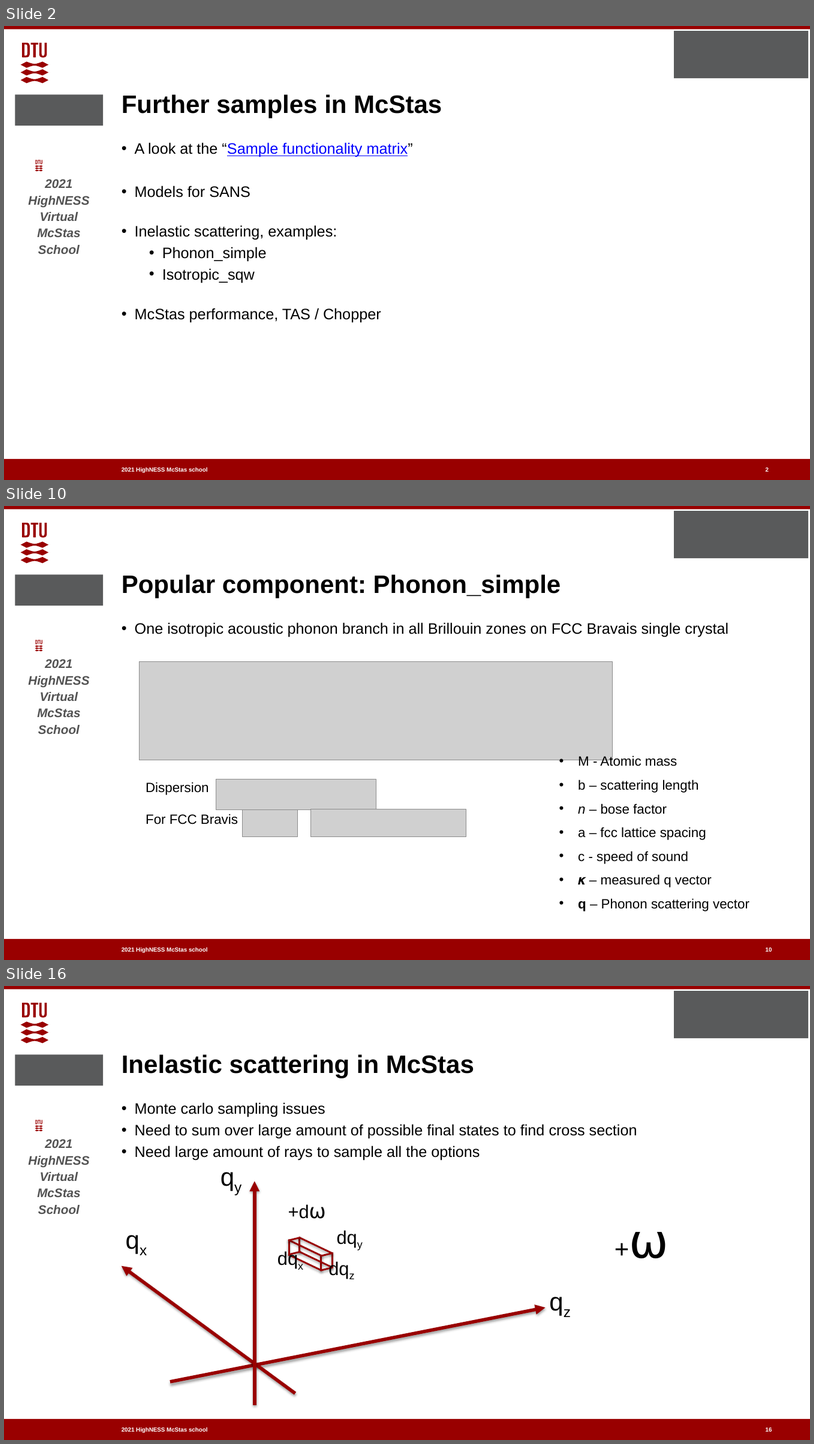
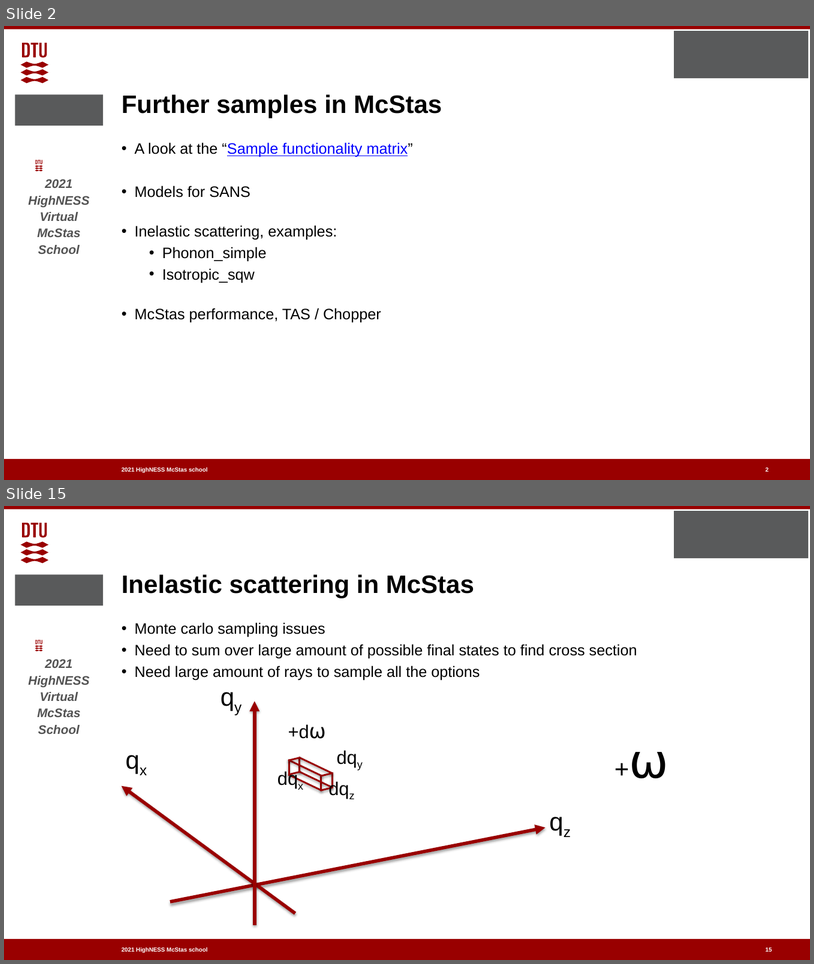
Before and after one commit to McStasMcXtrace/Schools, a slide deck: ESS_May_2021/Thursday_May_6th/2_Samples_II/More_samples.pptx. Shown one above the other, each under a label of ours: slides 2, 10 and 16 before the commit, slides 2 and 15 after it; the slides between them are not shown. The pictures are 814x1444 and 814x964 pixels, drawn with LibreOffice and Linux fonts; fonts in the diff are those of the drawing; grey boxes stand for pictures; background and template pictures are left out. Boxes give left, top, right and bottom in pixels: in the first picture for what was removed or moved away, otherwise in the second. Text is boxed around its words. In the diff, an @@ line names an element or a change of style, - is before the commit and + after.

```diff
--- a/ESS_May_2021/Thursday_May_6th/2_Samples_II/More_samples.pptx
+++ b/ESS_May_2021/Thursday_May_6th/2_Samples_II/More_samples.pptx
@@ slide 10 removed at (x1=4, y1=506, x2=810, y2=960), background #FFFFFF; not listed: 8 template elements that a slide beside it also shows @@
@@ title removed at (x1=122, y1=574, x2=561, y2=598) @@
-Popular component: Phonon_simple
@@ text removed at (x1=135, y1=622, x2=729, y2=637) @@
-• One isotropic acoustic phonon branch in all Brillouin zones on FCC Bravais single crystal
@@ picture removed at (x1=140, y1=661, x2=612, y2=760) @@
@@ text removed at (x1=578, y1=756, x2=750, y2=912) @@
-• M - Atomic mass
-• b – scattering length
-• n – bose factor
-• a – fcc lattice spacing
-• c - speed of sound
-• 𝜿 – measured q vector
-• q – Phonon scattering vector
@@ text removed at (x1=146, y1=782, x2=209, y2=795) @@
-Dispersion
@@ picture removed at (x1=216, y1=780, x2=377, y2=810) @@
@@ picture removed at (x1=243, y1=810, x2=298, y2=837) @@
@@ picture removed at (x1=311, y1=810, x2=467, y2=837) @@
@@ text removed at (x1=146, y1=814, x2=238, y2=825) @@
-For FCC Bravis
@@ page number removed at (x1=766, y1=948, x2=773, y2=952) @@
-10
@@ what was slide 16 is now slide 15 @@
```
Also in this commit, not shown: 8 slides changed, 6 slides added, 6 other slides removed, 2 other files.
